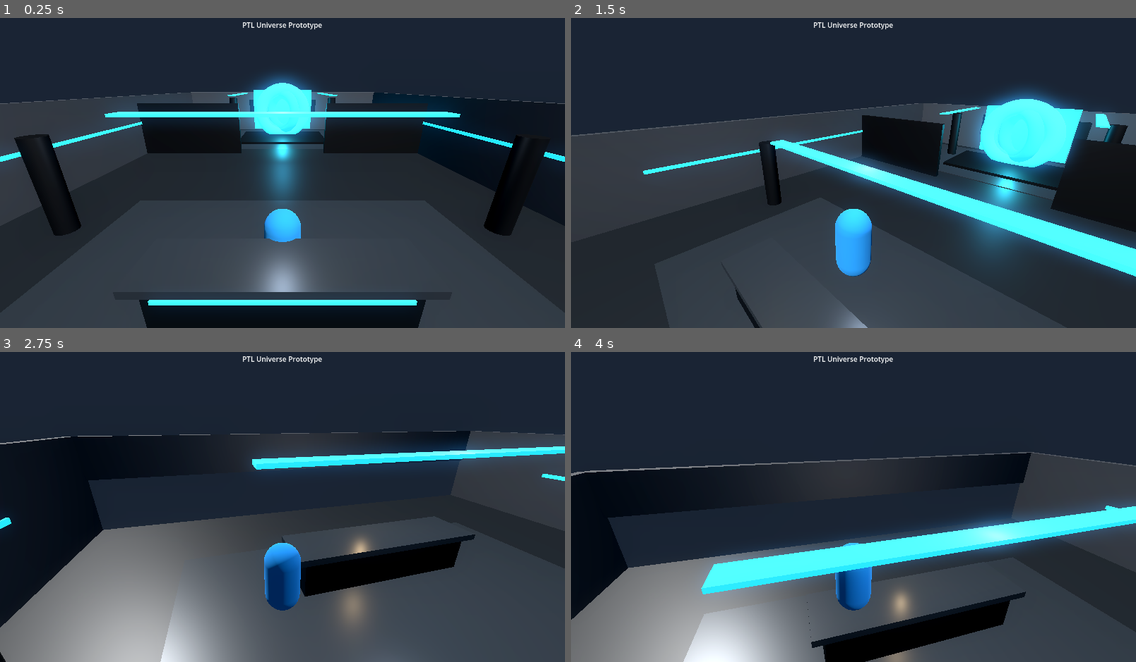
Above: before the commit, frames 1-4 (two rows, left to right).
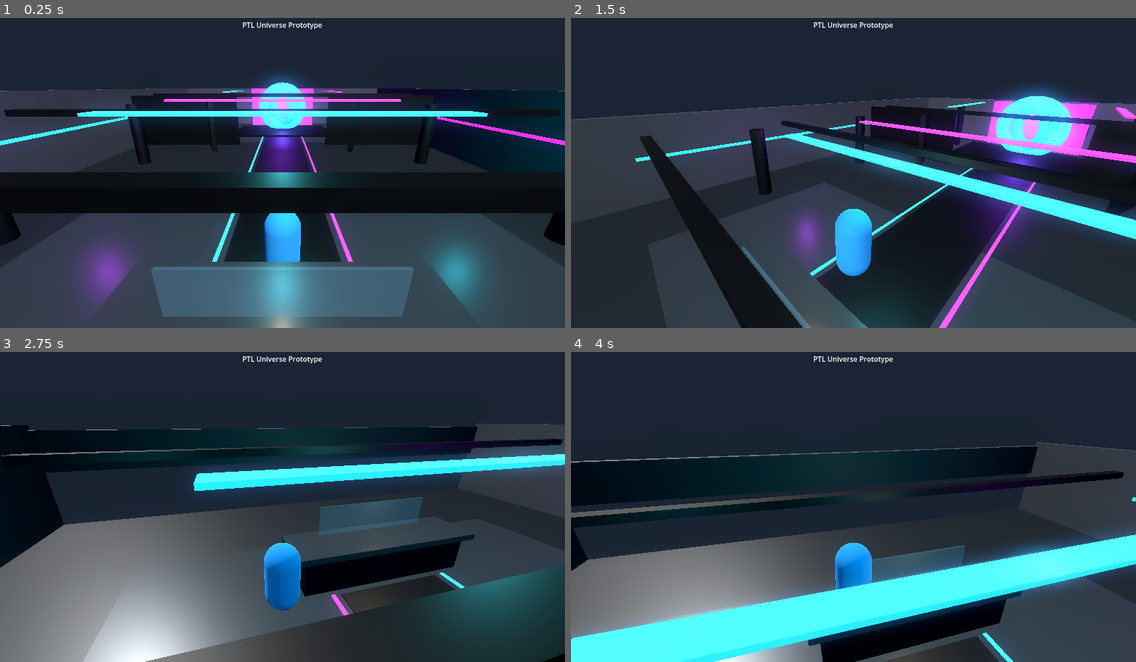
Above: after the commit, the same moments.

Repository: Bparker81597/PTL-Universe
Game: Godot game, scene res://scenes/main/Main.tscn
Two runs of this game, one before a commit and one after it. Both use one fixed random seed, a clock stepped at 60 frames per second and the inputs below.
Inputs:
- Up to frame 1 (0.25 s): no input
- Up to frame 2 (1.5 s): tap Enter at 0.5 s; hold D (move_right) 0.53-1.28 s; tap Space (jump) at 0.77 s; hold S (move_back) from 1.28 s (still down)
- Up to frame 3 (2.75 s): tap Space (jump) at 1.52 s; release S (move_back) at 2.03 s; hold D (move_right) from 2.03 s (still down)
- Up to frame 4 (4 s): release D (move_right) at 2.78 s; hold W (move_forward) 2.78-3.53 s; tap Space (jump) at 3.02, 3.77 s; hold A (move_left) from 3.53 s (still down)

The runs differ from the first frame. In frame 1, 39% of the frame differs, in the area x 0-100%, y 20-100%; in frame 2, 36%; in frame 3, 32%; in frame 4, 34%.

Commit message:
Enhance PTL HQ lobby atmosphere

Diff:
--- a/scenes/worlds/PTL_HQ.tscn
+++ b/scenes/worlds/PTL_HQ.tscn
@@ -54,6 +54,12 @@
 emission = Color(0.08, 0.5, 1, 1)
 emission_energy_multiplier = 1.8
 
+[sub_resource type="StandardMaterial3D" id="StandardMaterial3D_purple_strip"]
+albedo_color = Color(0.72, 0.22, 1, 1)
+emission_enabled = true
+emission = Color(0.55, 0.08, 1, 1)
+emission_energy_multiplier = 1.9
+
 [sub_resource type="StandardMaterial3D" id="StandardMaterial3D_desk"]
 albedo_color = Color(0.09, 0.11, 0.13, 1)
 roughness = 0.32
@@ -72,6 +78,12 @@
 emission = Color(0.1, 0.45, 1, 1)
 emission_energy_multiplier = 1.7
 
+[sub_resource type="StandardMaterial3D" id="StandardMaterial3D_glass"]
+transparency = 1
+albedo_color = Color(0.45, 0.8, 1, 0.24)
+roughness = 0.08
+metallic = 0.1
+
 [node name="PTL_HQ" type="Node3D"]
 
 [node name="WorldEnvironment" type="WorldEnvironment" parent="."]
@@ -80,8 +92,8 @@
 [node name="Architecture" type="Node3D" parent="."]
 
 [node name="Floor" type="StaticBody3D" parent="Architecture"]
-position = Vector3(0, -0.1, -4)
-scale = Vector3(20, 0.2, 28)
+position = Vector3(0, -0.1, -5)
+scale = Vector3(24, 0.2, 34)
 
 [node name="CollisionShape3D" type="CollisionShape3D" parent="Architecture/Floor"]
 shape = SubResource("BoxShape3D_unit")
@@ -91,20 +103,38 @@
 surface_material_override/0 = SubResource("StandardMaterial3D_floor")
 
 [node name="LobbyFloorInset" type="MeshInstance3D" parent="Architecture"]
-position = Vector3(0, 0.02, 3)
-scale = Vector3(12, 0.04, 7)
+position = Vector3(0, 0.02, 3.2)
+scale = Vector3(15, 0.04, 8.5)
 mesh = SubResource("BoxMesh_unit")
 surface_material_override/0 = SubResource("StandardMaterial3D_floor_panel")
 
 [node name="NexusFloorInset" type="MeshInstance3D" parent="Architecture"]
-position = Vector3(0, 0.03, -13)
-scale = Vector3(15, 0.05, 8)
+position = Vector3(0, 0.03, -15.5)
+scale = Vector3(18, 0.05, 9)
 mesh = SubResource("BoxMesh_unit")
 surface_material_override/0 = SubResource("StandardMaterial3D_floor_panel")
 
+[node name="CenterPathFloor" type="MeshInstance3D" parent="Architecture"]
+position = Vector3(0, 0.055, -5.5)
+scale = Vector3(3.2, 0.035, 20)
+mesh = SubResource("BoxMesh_unit")
+surface_material_override/0 = SubResource("StandardMaterial3D_dark_trim")
+
+[node name="CenterPathTealLine" type="MeshInstance3D" parent="Architecture"]
+position = Vector3(-1.85, 0.09, -5.5)
+scale = Vector3(0.12, 0.035, 20)
+mesh = SubResource("BoxMesh_unit")
+surface_material_override/0 = SubResource("StandardMaterial3D_light_strip")
+
+[node name="CenterPathPurpleLine" type="MeshInstance3D" parent="Architecture"]
+position = Vector3(1.85, 0.09, -5.5)
+scale = Vector3(0.12, 0.035, 20)
+mesh = SubResource("BoxMesh_unit")
+surface_material_override/0 = SubResource("StandardMaterial3D_purple_strip")
+
 [node name="BackWall" type="StaticBody3D" parent="Architecture"]
-position = Vector3(0, 2, -18)
-scale = Vector3(20, 4, 0.35)
+position = Vector3(0, 2.2, -22)
+scale = Vector3(24, 4.4, 0.35)
 
 [node name="CollisionShape3D" type="CollisionShape3D" parent="Architecture/BackWall"]
 shape = SubResource("BoxShape3D_unit")
@@ -114,8 +144,8 @@
 surface_material_override/0 = SubResource("StandardMaterial3D_wall")
 
 [node name="LeftWall" type="StaticBody3D" parent="Architecture"]
-position = Vector3(-10, 2, -4)
-scale = Vector3(0.35, 4, 28)
+position = Vector3(-12, 2.2, -5)
+scale = Vector3(0.35, 4.4, 34)
 
 [node name="CollisionShape3D" type="CollisionShape3D" parent="Architecture/LeftWall"]
 shape = SubResource("BoxShape3D_unit")
@@ -125,8 +155,8 @@
 surface_material_override/0 = SubResource("StandardMaterial3D_wall")
 
 [node name="RightWall" type="StaticBody3D" parent="Architecture"]
-position = Vector3(10, 2, -4)
-scale = Vector3(0.35, 4, 28)
+position = Vector3(12, 2.2, -5)
+scale = Vector3(0.35, 4.4, 34)
 
 [node name="CollisionShape3D" type="CollisionShape3D" parent="Architecture/RightWall"]
 shape = SubResource("BoxShape3D_unit")
@@ -136,8 +166,8 @@
 surface_material_override/0 = SubResource("StandardMaterial3D_wall")
 
 [node name="FrontEntryHeader" type="StaticBody3D" parent="Architecture"]
-position = Vector3(0, 3.15, 10)
-scale = Vector3(20, 1.7, 0.35)
+position = Vector3(0, 3.35, 12)
+scale = Vector3(24, 1.7, 0.35)
 
 [node name="CollisionShape3D" type="CollisionShape3D" parent="Architecture/FrontEntryHeader"]
 shape = SubResource("BoxShape3D_unit")
@@ -147,8 +177,8 @@
 surface_material_override/0 = SubResource("StandardMaterial3D_wall")
 
 [node name="NexusRoomDividerLeft" type="StaticBody3D" parent="Architecture"]
-position = Vector3(-6.5, 1.75, -8)
-scale = Vector3(7, 3.5, 0.28)
+position = Vector3(-7.8, 1.95, -10.5)
+scale = Vector3(8.4, 3.9, 0.28)
 
 [node name="CollisionShape3D" type="CollisionShape3D" parent="Architecture/NexusRoomDividerLeft"]
 shape = SubResource("BoxShape3D_unit")
@@ -158,8 +188,8 @@
 surface_material_override/0 = SubResource("StandardMaterial3D_dark_trim")
 
 [node name="NexusRoomDividerRight" type="StaticBody3D" parent="Architecture"]
-position = Vector3(6.5, 1.75, -8)
-scale = Vector3(7, 3.5, 0.28)
+position = Vector3(7.8, 1.95, -10.5)
+scale = Vector3(8.4, 3.9, 0.28)
 
 [node name="CollisionShape3D" type="CollisionShape3D" parent="Architecture/NexusRoomDividerRight"]
 shape = SubResource("BoxShape3D_unit")
@@ -172,15 +202,27 @@
 
 [node name="LobbyKeyLight" type="OmniLight3D" parent="Lighting"]
 position = Vector3(0, 4.2, 2.5)
-light_color = Color(0.82, 0.9, 1, 1)
-light_energy = 2.1
-omni_range = 14.0
+light_color = Color(0.34, 0.95, 1, 1)
+light_energy = 2.4
+omni_range = 16.0
+
+[node name="LobbyPurpleFill" type="OmniLight3D" parent="Lighting"]
+position = Vector3(-7.5, 3.2, 0.5)
+light_color = Color(0.72, 0.22, 1, 1)
+light_energy = 1.45
+omni_range = 13.0
+
+[node name="LobbyTealFill" type="OmniLight3D" parent="Lighting"]
+position = Vector3(7.5, 3.2, 0.5)
+light_color = Color(0.15, 0.9, 1, 1)
+light_energy = 1.35
+omni_range = 13.0
 
 [node name="NexusRoomLight" type="OmniLight3D" parent="Lighting"]
-position = Vector3(0, 4.6, -13)
-light_color = Color(0.26, 0.78, 1, 1)
-light_energy = 2.8
-omni_range = 16.0
+position = Vector3(0, 4.8, -16)
+light_color = Color(0.58, 0.2, 1, 1)
+light_energy = 3.2
+omni_range = 18.0
 
 [node name="ReceptionWarmFill" type="OmniLight3D" parent="Lighting"]
 position = Vector3(0, 2.4, 5.2)
@@ -192,24 +234,50 @@
 
 [node name="LobbyPanel" type="MeshInstance3D" parent="Lighting/CeilingLightPanels"]
 position = Vector3(0, 3.95, 2.6)
-scale = Vector3(8, 0.08, 0.45)
-mesh = SubResource("BoxMesh_unit")
-surface_material_override/0 = SubResource("StandardMaterial3D_light_strip")
+scale = Vector3(9.5, 0.08, 0.45)
+mesh = SubResource("BoxMesh_unit")
+surface_material_override/0 = SubResource("StandardMaterial3D_light_strip")
+
+[node name="LobbyPanelPurple" type="MeshInstance3D" parent="Lighting/CeilingLightPanels"]
+position = Vector3(0, 4.05, -1.5)
+scale = Vector3(9.5, 0.08, 0.45)
+mesh = SubResource("BoxMesh_unit")
+surface_material_override/0 = SubResource("StandardMaterial3D_purple_strip")
 
 [node name="NexusPanelLeft" type="MeshInstance3D" parent="Lighting/CeilingLightPanels"]
-position = Vector3(-3.8, 3.95, -13)
-scale = Vector3(0.45, 0.08, 7)
+position = Vector3(-4.8, 4.15, -16)
+scale = Vector3(0.45, 0.08, 8)
 mesh = SubResource("BoxMesh_unit")
 surface_material_override/0 = SubResource("StandardMaterial3D_light_strip")
 
 [node name="NexusPanelRight" type="MeshInstance3D" parent="Lighting/CeilingLightPanels"]
-position = Vector3(3.8, 3.95, -13)
-scale = Vector3(0.45, 0.08, 7)
-mesh = SubResource("BoxMesh_unit")
-surface_material_override/0 = SubResource("StandardMaterial3D_light_strip")
+position = Vector3(4.8, 4.15, -16)
+scale = Vector3(0.45, 0.08, 8)
+mesh = SubResource("BoxMesh_unit")
+surface_material_override/0 = SubResource("StandardMaterial3D_purple_strip")
+
+[node name="CeilingRibs" type="Node3D" parent="Lighting"]
+
+[node name="RibLobbyFront" type="MeshInstance3D" parent="Lighting/CeilingRibs"]
+position = Vector3(0, 3.75, 6.5)
+scale = Vector3(18, 0.22, 0.32)
+mesh = SubResource("BoxMesh_unit")
+surface_material_override/0 = SubResource("StandardMaterial3D_dark_trim")
+
+[node name="RibLobbyMid" type="MeshInstance3D" parent="Lighting/CeilingRibs"]
+position = Vector3(0, 3.75, 0.5)
+scale = Vector3(18, 0.22, 0.32)
+mesh = SubResource("BoxMesh_unit")
+surface_material_override/0 = SubResource("StandardMaterial3D_dark_trim")
+
+[node name="RibNexusEntry" type="MeshInstance3D" parent="Lighting/CeilingRibs"]
+position = Vector3(0, 3.95, -10.5)
+scale = Vector3(20, 0.24, 0.36)
+mesh = SubResource("BoxMesh_unit")
+surface_material_override/0 = SubResource("StandardMaterial3D_dark_trim")
 
 [node name="PTLLogoWall" type="Node3D" parent="."]
-position = Vector3(0, 0, -17.78)
+position = Vector3(0, 0, -21.78)
 
 [node name="LogoBackingPanel" type="MeshInstance3D" parent="PTLLogoWall"]
 position = Vector3(0, 2.35, 0)
@@ -238,7 +306,7 @@
 horizontal_alignment = 1
 
 [node name="ReceptionDesk" type="Node3D" parent="."]
-position = Vector3(0, 0, 4.4)
+position = Vector3(0, 0, 5.3)
 
 [node name="DeskBase" type="StaticBody3D" parent="ReceptionDesk"]
 position = Vector3(0, 0.55, 0)
@@ -257,6 +325,12 @@
 mesh = SubResource("BoxMesh_unit")
 surface_material_override/0 = SubResource("StandardMaterial3D_floor_panel")
 
+[node name="DeskGlassScreen" type="MeshInstance3D" parent="ReceptionDesk"]
+position = Vector3(0, 1.75, 0.42)
+scale = Vector3(3.6, 0.9, 0.06)
+mesh = SubResource("BoxMesh_unit")
+surface_material_override/0 = SubResource("StandardMaterial3D_glass")
+
 [node name="DeskGlowStrip" type="MeshInstance3D" parent="ReceptionDesk"]
 position = Vector3(0, 0.92, 0.62)
 scale = Vector3(4.8, 0.08, 0.08)
@@ -266,35 +340,61 @@
 [node name="LobbyDetails" type="Node3D" parent="."]
 
 [node name="LeftColumn" type="MeshInstance3D" parent="LobbyDetails"]
-position = Vector3(-7.3, 1.6, 1.5)
-scale = Vector3(1, 3.2, 1)
+position = Vector3(-8.8, 1.8, 2.2)
+scale = Vector3(1, 3.6, 1)
 mesh = SubResource("CylinderMesh_column")
 surface_material_override/0 = SubResource("StandardMaterial3D_dark_trim")
 
 [node name="RightColumn" type="MeshInstance3D" parent="LobbyDetails"]
-position = Vector3(7.3, 1.6, 1.5)
-scale = Vector3(1, 3.2, 1)
+position = Vector3(8.8, 1.8, 2.2)
+scale = Vector3(1, 3.6, 1)
+mesh = SubResource("CylinderMesh_column")
+surface_material_override/0 = SubResource("StandardMaterial3D_dark_trim")
+
+[node name="LeftRearColumn" type="MeshInstance3D" parent="LobbyDetails"]
+position = Vector3(-8.8, 1.8, -5.6)
+scale = Vector3(1, 3.6, 1)
+mesh = SubResource("CylinderMesh_column")
+surface_material_override/0 = SubResource("StandardMaterial3D_dark_trim")
+
+[node name="RightRearColumn" type="MeshInstance3D" parent="LobbyDetails"]
+position = Vector3(8.8, 1.8, -5.6)
+scale = Vector3(1, 3.6, 1)
 mesh = SubResource("CylinderMesh_column")
 surface_material_override/0 = SubResource("StandardMaterial3D_dark_trim")
 
 [node name="LeftWallAccent" type="MeshInstance3D" parent="LobbyDetails"]
-position = Vector3(-9.78, 2.2, -4)
-scale = Vector3(0.08, 0.16, 20)
+position = Vector3(-11.78, 2.35, -5)
+scale = Vector3(0.08, 0.16, 24)
 mesh = SubResource("BoxMesh_unit")
 surface_material_override/0 = SubResource("StandardMaterial3D_light_strip")
 
 [node name="RightWallAccent" type="MeshInstance3D" parent="LobbyDetails"]
-position = Vector3(9.78, 2.2, -4)
-scale = Vector3(0.08, 0.16, 20)
-mesh = SubResource("BoxMesh_unit")
-surface_material_override/0 = SubResource("StandardMaterial3D_light_strip")
+position = Vector3(11.78, 2.35, -5)
+scale = Vector3(0.08, 0.16, 24)
+mesh = SubResource("BoxMesh_unit")
+surface_material_override/0 = SubResource("StandardMaterial3D_purple_strip")
+
+[node name="LeftArchitecturalFin" type="MeshInstance3D" parent="LobbyDetails"]
+position = Vector3(-5.4, 1.9, -9.2)
+rotation = Vector3(0, 0.35, 0)
+scale = Vector3(0.35, 3.8, 2.2)
+mesh = SubResource("BoxMesh_unit")
+surface_material_override/0 = SubResource("StandardMaterial3D_dark_trim")
+
+[node name="RightArchitecturalFin" type="MeshInstance3D" parent="LobbyDetails"]
+position = Vector3(5.4, 1.9, -9.2)
+rotation = Vector3(0, -0.35, 0)
+scale = Vector3(0.35, 3.8, 2.2)
+mesh = SubResource("BoxMesh_unit")
+surface_material_override/0 = SubResource("StandardMaterial3D_dark_trim")
 
 [node name="TheNexusRoom" type="Node3D" parent="."]
-position = Vector3(0, 0, -13)
+position = Vector3(0, 0, -16)
 
 [node name="PortalPlatform" type="StaticBody3D" parent="TheNexusRoom"]
 position = Vector3(0, 0.12, 0)
-scale = Vector3(7.5, 0.24, 4.8)
+scale = Vector3(9.4, 0.24, 5.6)
 
 [node name="CollisionShape3D" type="CollisionShape3D" parent="TheNexusRoom/PortalPlatform"]
 shape = SubResource("BoxShape3D_unit")
@@ -304,7 +404,7 @@
 surface_material_override/0 = SubResource("StandardMaterial3D_dark_trim")
 
 [node name="TheNexus" type="Node3D" parent="TheNexusRoom"]
-position = Vector3(0, 2.35, -1.2)
+position = Vector3(0, 2.45, -1.4)
 
 [node name="PortalCore" type="MeshInstance3D" parent="TheNexusRoom/TheNexus"]
 mesh = SubResource("SphereMesh_portal_core")
@@ -322,24 +422,36 @@
 surface_material_override/0 = SubResource("StandardMaterial3D_light_strip")
 
 [node name="PortalLight" type="OmniLight3D" parent="TheNexusRoom/TheNexus"]
-light_color = Color(0.2, 0.85, 1, 1)
-light_energy = 6.0
-omni_range = 9.0
+light_color = Color(0.42, 0.22, 1, 1)
+light_energy = 7.0
+omni_range = 10.0
 
 [node name="PortalBackGlow" type="MeshInstance3D" parent="TheNexusRoom"]
-position = Vector3(0, 2.35, -2.85)
-scale = Vector3(5.8, 3.8, 0.12)
-mesh = SubResource("BoxMesh_unit")
-surface_material_override/0 = SubResource("StandardMaterial3D_light_strip")
+position = Vector3(0, 2.35, -3.1)
+scale = Vector3(7, 4.1, 0.12)
+mesh = SubResource("BoxMesh_unit")
+surface_material_override/0 = SubResource("StandardMaterial3D_purple_strip")
 
 [node name="LeftNexusColumn" type="MeshInstance3D" parent="TheNexusRoom"]
-position = Vector3(-4.6, 1.8, -1.1)
-scale = Vector3(1, 3.6, 1)
+position = Vector3(-5.8, 1.95, -1.1)
+scale = Vector3(1, 3.9, 1)
 mesh = SubResource("CylinderMesh_column")
 surface_material_override/0 = SubResource("StandardMaterial3D_dark_trim")
 
 [node name="RightNexusColumn" type="MeshInstance3D" parent="TheNexusRoom"]
-position = Vector3(4.6, 1.8, -1.1)
-scale = Vector3(1, 3.6, 1)
-mesh = SubResource("CylinderMesh_column")
-surface_material_override/0 = SubResource("StandardMaterial3D_dark_trim")
+position = Vector3(5.8, 1.95, -1.1)
+scale = Vector3(1, 3.9, 1)
+mesh = SubResource("CylinderMesh_column")
+surface_material_override/0 = SubResource("StandardMaterial3D_dark_trim")
+
+[node name="LeftNexusPurpleStrip" type="MeshInstance3D" parent="TheNexusRoom"]
+position = Vector3(-7.8, 2.2, -0.4)
+scale = Vector3(0.12, 0.18, 4.8)
+mesh = SubResource("BoxMesh_unit")
+surface_material_override/0 = SubResource("StandardMaterial3D_purple_strip")
+
+[node name="RightNexusTealStrip" type="MeshInstance3D" parent="TheNexusRoom"]
+position = Vector3(7.8, 2.2, -0.4)
+scale = Vector3(0.12, 0.18, 4.8)
+mesh = SubResource("BoxMesh_unit")
+surface_material_override/0 = SubResource("StandardMaterial3D_light_strip")
Not shown: 1 places in scenes/worlds/PTL_HQ.tscn that only renumber resources
Not shown, changed: docs/prototype_overview.md
